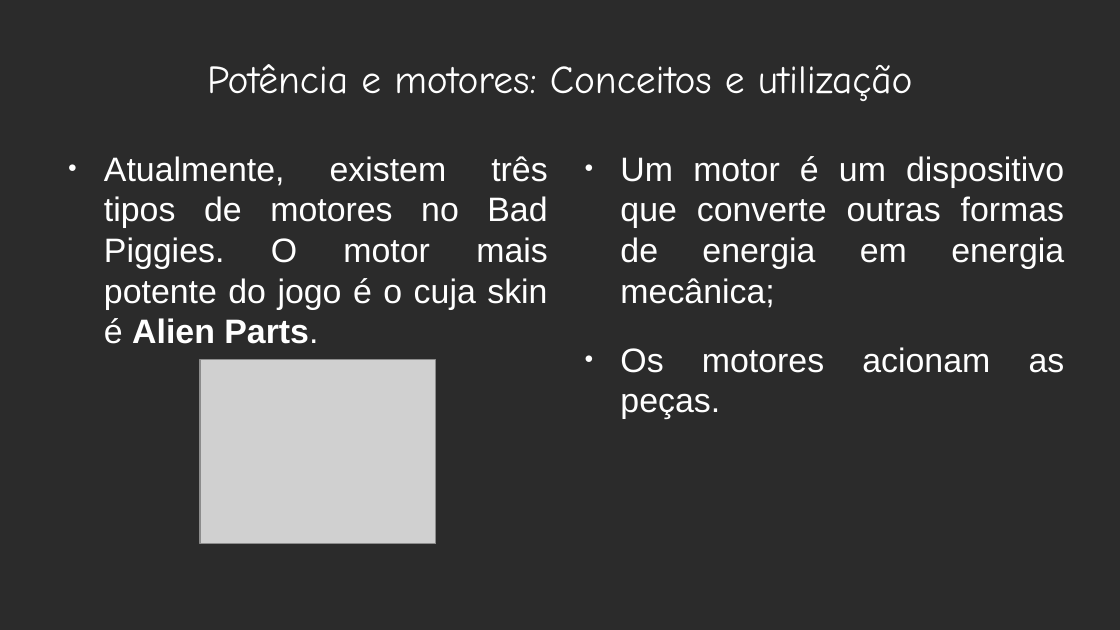
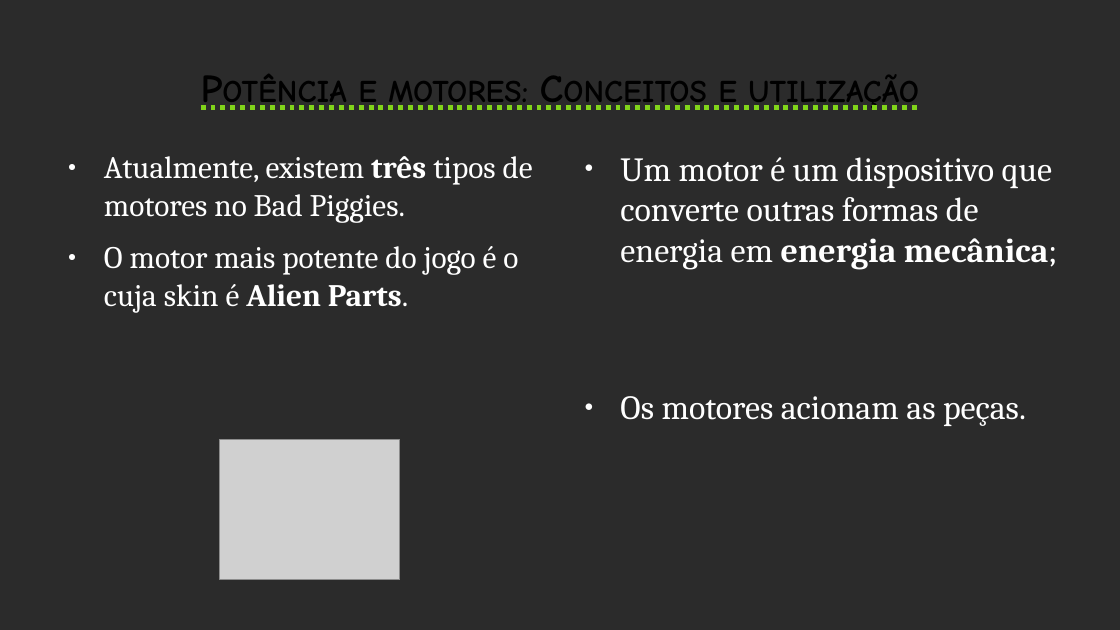
Before and after one commit to ThiagoIFDS23/small-ifsp, a slide deck: slide 8 of Libre Office/Impress/Bad Piggies/Bad Piggies.odp. Drawn at 1120x630 pixels with LibreOffice and Linux fonts; fonts in the diff are those of the drawing; grey boxes stand for pictures; background and template pictures are left out; a plain dark background stands for a picture behind light text. Boxes give left, top, right and bottom in pixels: in the first picture for what was removed or moved away, otherwise in the second. Text is boxed around its words. In the diff, an @@ line names an element or a change of style, - is before the commit and + after.

Commit message:
Trabalho do bad piggies quase finalizado

```diff
--- a/Libre Office/Impress/Bad Piggies/Bad Piggies.odp
+++ b/Libre Office/Impress/Bad Piggies/Bad Piggies.odp
@@ title "Potência e motores: Conceitos e ...": place and size @@
-title "Potência e motores: Conceitos e ..." at <box>207,64,913,101</box>
+title "Potência e motores: Conceitos e ..." at <box>358,75,919,110</box>
@@ title "Potência e motores: Conceitos e ..." at <box>358,75,919,110</box>: text colour #FFFFFF to #000000, bold on, underline on, small capitals on @@
@@ text "Um motor é um dispositivo ..." at <box>620,157,1057,270</box>: font Arial to Cambria; bold on in "energia mecânica;"; alignment justified to left @@
@@ text at <box>104,156,533,313</box>: text changed; size 24 to 22.2 pt; font Arial to Cambria @@
-● Atualmente, existem três tipos de motores no Bad Piggies. O motor mais potente do jogo é o cuja skin é Alien Parts.
+● Atualmente, existem três tipos de motores no Bad Piggies.
+● O motor mais potente do jogo é o cuja skin é Alien Parts.
@@ text "Os motores acionam as peças.": place and size @@
-text "Os motores acionam as peças." at <box>620,347,1065,373</box>
+text "Os motores acionam as peças." at <box>620,396,1026,426</box>
@@ text "Os motores acionam as peças." at <box>620,396,1026,426</box>: font Arial to Cambria; alignment justified to left @@
@@ picture: place and size @@
-picture at <box>200,360,436,544</box>
+picture at <box>221,440,400,580</box>
```
Also in this commit, not shown: 15 other slides changed, 1 other file.
